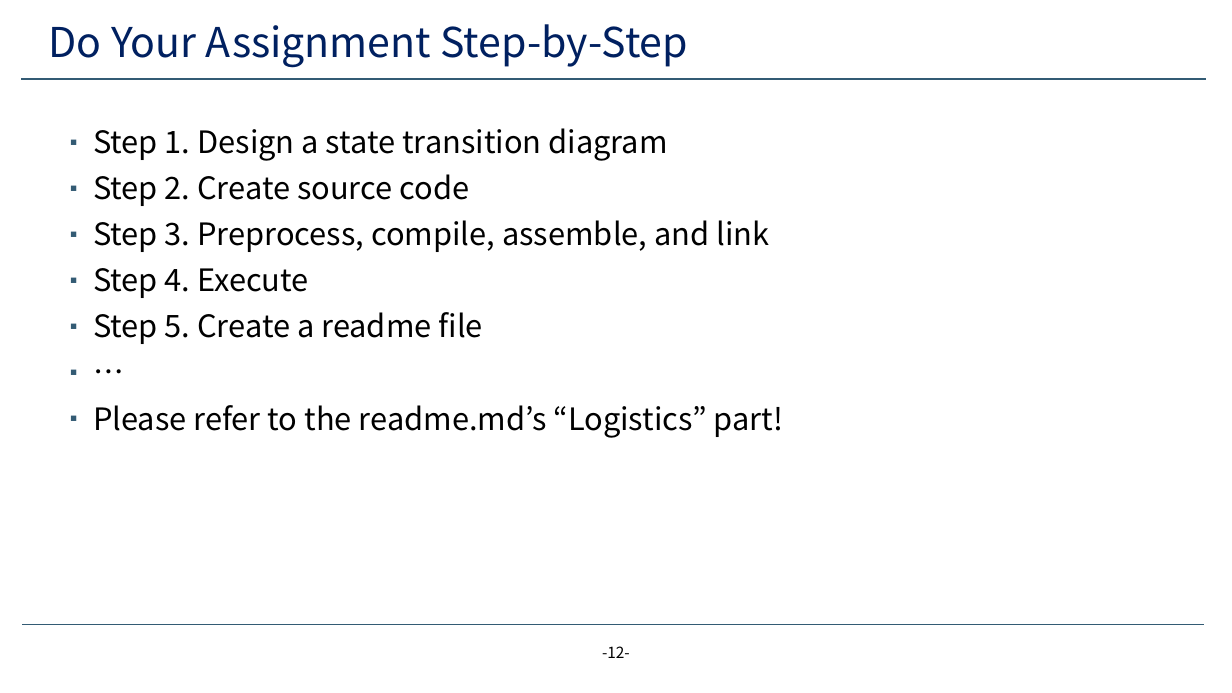
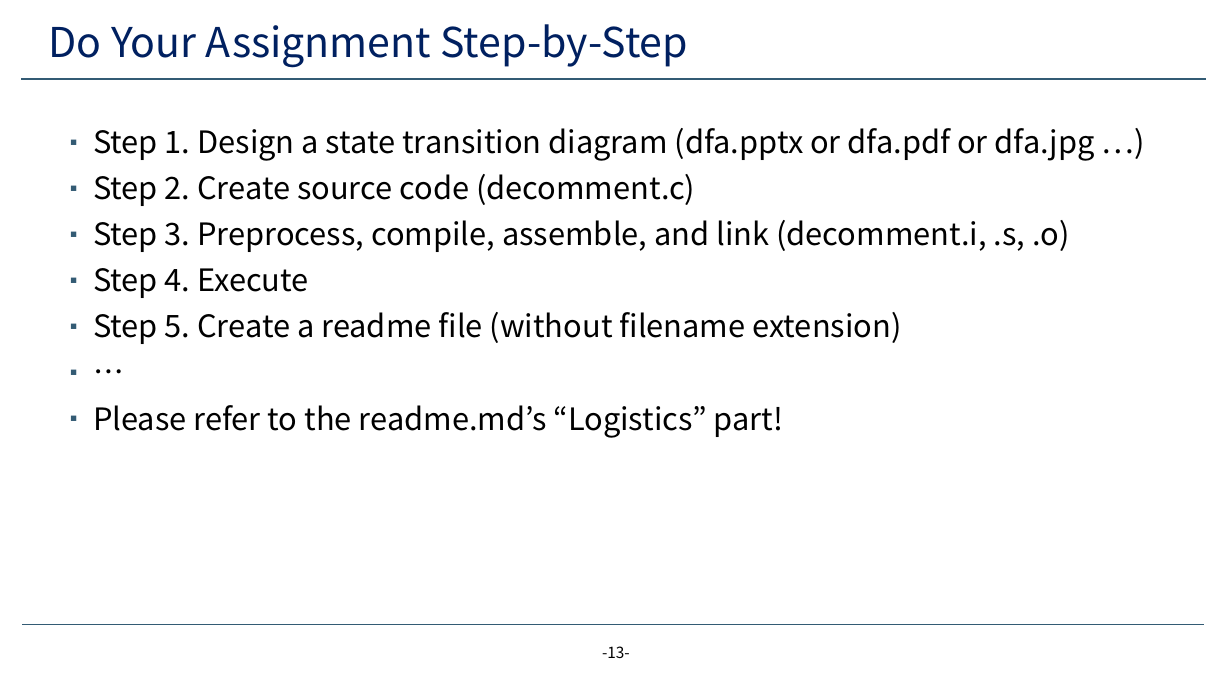
Before and after one commit to yeonjae11/3_2_SYSTEM, a slide deck: slide 13 of assignment1/lab-1-decommenter.pptx (slide 12 before the commit). Drawn at 1232x693 pixels with LibreOffice and Linux fonts; fonts in the diff are those of the drawing; background and template pictures are left out. Boxes give left, top, right and bottom in pixels: in the first picture for what was removed or moved away, otherwise in the second. Text is boxed around its words. In the diff, an @@ line names an element or a change of style, - is before the commit and + after.

Commit message:
add: pptx for assignment

```diff
--- a/assignment1/lab-1-decommenter.pptx
+++ b/assignment1/lab-1-decommenter.pptx
@@ text at box(93, 128, 1095, 252): text changed @@
-▪ Step 1. Design a state transition diagram
-▪ Step 2. Create source code
-▪ Step 3. Preprocess, compile, assemble, and link
+▪ Step 1. Design a state transition diagram (dfa.pptx or dfa.pdf or dfa.jpg …)
+▪ Step 2. Create source code (decomment.c)
+▪ Step 3. Preprocess, compile, assemble, and link (decomment.i, .s, .o)
@@ text at box(93, 312, 901, 344): text changed @@
-▪ Step 5. Create a readme file
+▪ Step 5. Create a readme file (without filename extension)
@@ page number at box(602, 646, 630, 658): text changed @@
--12-
+-13-
```
Also in this commit, not shown: 11 other slides changed, 1 slide added, 2 other files.
